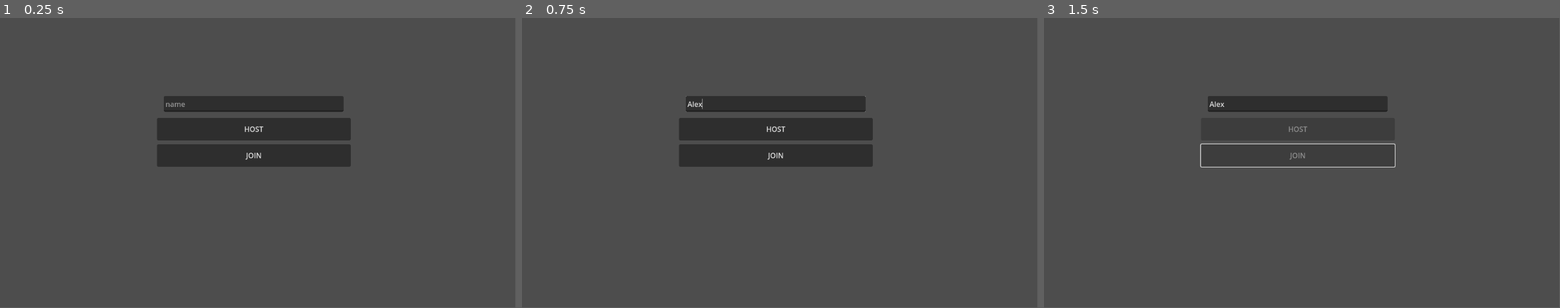
Above: before the commit, frames 1-3 (left to right).
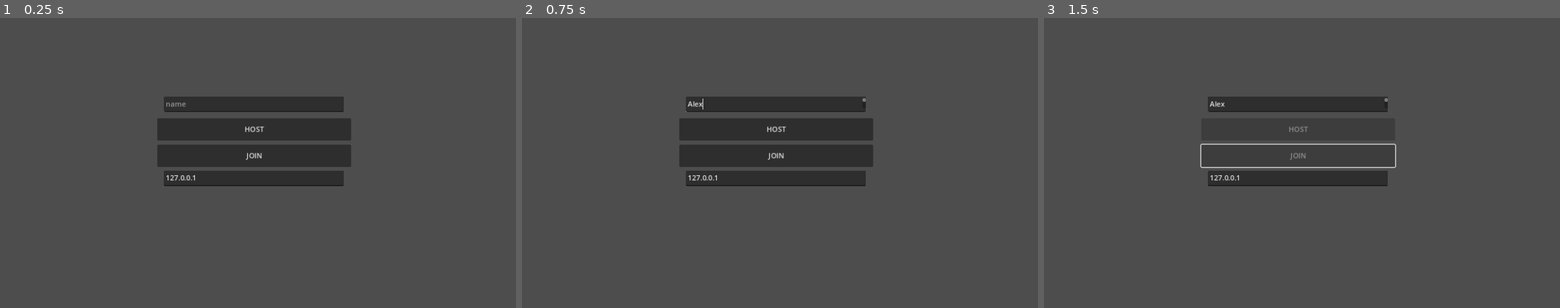
Above: after the commit, the same moments.

Repository: sirgladshoes/evan
Game: Godot game, scene res://menus/main_menu.tscn
Same seed, same stepped clock (60 frames per second), same inputs: the game is played once before the commit and once after it.
Inputs (mouse positions are in pixels of both pictures, inside the frame that each line leads up to):
- Up to frame 1 (0.25 s): no input
- Up to frame 2 (0.75 s): click (774, 105) at 0.52 s; type "Alex" at 0.6 s
- Up to frame 3 (1.5 s): click "JOIN" at 1.25 s
In our replay, the window is 799x449 before the commit and 800x450 after it. These sizes can differ from the game's own. Grey fills any space a smaller window leaves; there, only what the larger window draws over its background counts as a difference.

The runs differ from the first frame. In frame 1, 2.0% of the frame differs, in the area x 31-68%, y 26-58%; in frame 2, 2.0%; in frame 3, 2.3%, in the area x 30-69%, y 26-58%.

Commit message:
Add files via upload

Diff:
--- a/rts/autoload/network.gd
+++ b/rts/autoload/network.gd
@@ -59,8 +59,15 @@
 @rpc("any_peer")
 func sent_join_data(data):
 	var id = multiplayer.get_remote_sender_id()
-	player_id_and_name[id] = data
-	on_client_sent_join_data.emit(data)
+	var modified_data = data
+
+	var attempted_name = data
+	while player_id_and_name.values().has(attempted_name):
+		attempted_name += "2"
+
+	player_id_and_name[id] = attempted_name
+	modified_data = player_id_and_name[id]
+	on_client_sent_join_data.emit(modified_data)
 
 @rpc("any_peer")
 func sent_lobby_select_panel(panel_id):
--- a/rts/autoload/scene_manager.gd
+++ b/rts/autoload/scene_manager.gd
@@ -1,11 +1,18 @@
 extends Node
 
+@onready var main_menu_packed = preload("res://menus/main_menu.tscn")
 @onready var lobby_host_packed = preload("res://menus/lobby/lobby_host.tscn")
 @onready var lobby_client_packed = preload("res://menus/lobby/lobby_client.tscn")
 
 @onready var scene_root = get_tree().current_scene
 
+func _ready():
+	Network.on_disconnected_from_server.connect(switch_main_menu)
 
+
+func switch_main_menu():
+	var main_menu = main_menu_packed.instantiate()
+	load_main(main_menu)
 
 func switch_lobby():
 	var lobby
--- a/rts/menus/lobby/lobby_host.gd
+++ b/rts/menus/lobby/lobby_host.gd
@@ -7,6 +7,7 @@
 	Network.on_client_select_lobby_panel.connect(client_select_panel)
 	Network.on_client_sent_join_data.connect(client_joined_lobby)
 	Network.on_client_join_waiting.connect(client_join_waiting)
+	Network.on_client_disconnected.connect(client_left_lobby)
 
 	var host_name = Network.player_id_and_name[1]
 	add_waiting(host_name)
@@ -37,6 +38,7 @@
 
 	if !players_waiting.has(player_name):
 		$waiting.add_item(player_name, null, false)
+		$start_game.disabled = true
 		players_waiting.append(player_name)
 
 
@@ -55,6 +57,9 @@
 		#gets panel and sets it text to the name of the client
 		select_panel(panel_id, client_name)
 
+		if players_waiting.size() == 0:
+			$start_game.disabled = false
+
 		Network.push_lobby_state(panel_data, players_waiting)
 
 func client_join_waiting(client_name):
@@ -64,6 +69,22 @@
 
 func client_joined_lobby(client_name):
 	add_waiting(client_name)
+
+	Network.push_lobby_state(panel_data, players_waiting)
+
+func client_left_lobby(client_id):
+	var client_name = Network.player_id_and_name[client_id]
+	if players_waiting.has(client_name):
+		$waiting.remove_item(players_waiting.find(client_name))
+		players_waiting.erase(client_name)
+
+	if panel_data.values().has(client_name):
+		var panel_id = panel_data.keys()[panel_data.values().find(client_name)]
+		deselect_panel(panel_id)
+
+	if players_waiting.size() == 0:
+		$start_game.disabled = false
+
 	Network.push_lobby_state(panel_data, players_waiting)
 
 #functions for host selecting
@@ -77,6 +98,8 @@
 		deselect_panel(current_panel_id)
 	select_panel(panel_id, host_name)
 
+	if players_waiting.size() == 0:
+		$start_game.disabled = false
 	Network.push_lobby_state(panel_data, players_waiting)
 
 func _on_team_A1_pressed():
--- a/rts/menus/lobby/lobby_host.tscn
+++ b/rts/menus/lobby/lobby_host.tscn
@@ -120,6 +120,7 @@
 offset_bottom = 313.0
 grow_horizontal = 2
 grow_vertical = 2
+disabled = true
 text = "start game"
 
 [node name="join_waiting" type="Button" parent="."]
--- a/rts/menus/main_menu.gd
+++ b/rts/menus/main_menu.gd
@@ -1,11 +1,11 @@
 extends Control
 
 var port = 10293
-var ip = "127.0.0.1"
 
 
 func _ready():
 	Network.on_connected_to_server.connect(joined_game)
+	Network.on_connection_to_server_failed.connect(failed_join_game)
 	Network.on_host_started.connect(began_hosting)
 
 func _on_host_pressed():
@@ -21,9 +21,16 @@
 	if $name_text.text == "":
 		$error.text = "you gotta choose a name dude"
 		return
-	Network.begin_join_server(ip, port)
+	if !$ip_text.text.is_valid_ip_address():
+		$error.text = "you don't know what an IP is do you?"
+		return
+	Network.begin_join_server($ip_text.text, port)
 	$join.disabled = true
 	$host.disabled = true
+
+func failed_join_game():
+	$join.disabled = false
+	$host.disabled = false
 
 func joined_game():
 	Network.push_join_data($name_text.text)
--- a/rts/menus/main_menu.tscn
+++ b/rts/menus/main_menu.tscn
@@ -38,6 +38,16 @@
 placeholder_text = "name
 "
 
+[node name="ip_text" type="TextEdit" parent="."]
+layout_mode = 0
+offset_left = 366.0
+offset_top = 341.0
+offset_right = 768.0
+offset_bottom = 376.0
+text = "127.0.0.1"
+placeholder_text = "ip
+"
+
 [node name="error" type="RichTextLabel" parent="."]
 layout_mode = 1
 anchors_preset = 8
@@ -46,9 +56,9 @@
 anchor_right = 0.5
 anchor_bottom = 0.5
 offset_left = -224.0
-offset_top = 13.0
+offset_top = 58.0
 offset_right = 212.0
-offset_bottom = 135.0
+offset_bottom = 180.0
 grow_horizontal = 2
 grow_vertical = 2
 
--- a/rts/project.godot
+++ b/rts/project.godot
@@ -19,3 +19,7 @@
 
 Network="*res://autoload/network.gd"
 SceneManager="*res://autoload/scene_manager.gd"
+
+[display]
+
+window/stretch/mode="canvas_items"
